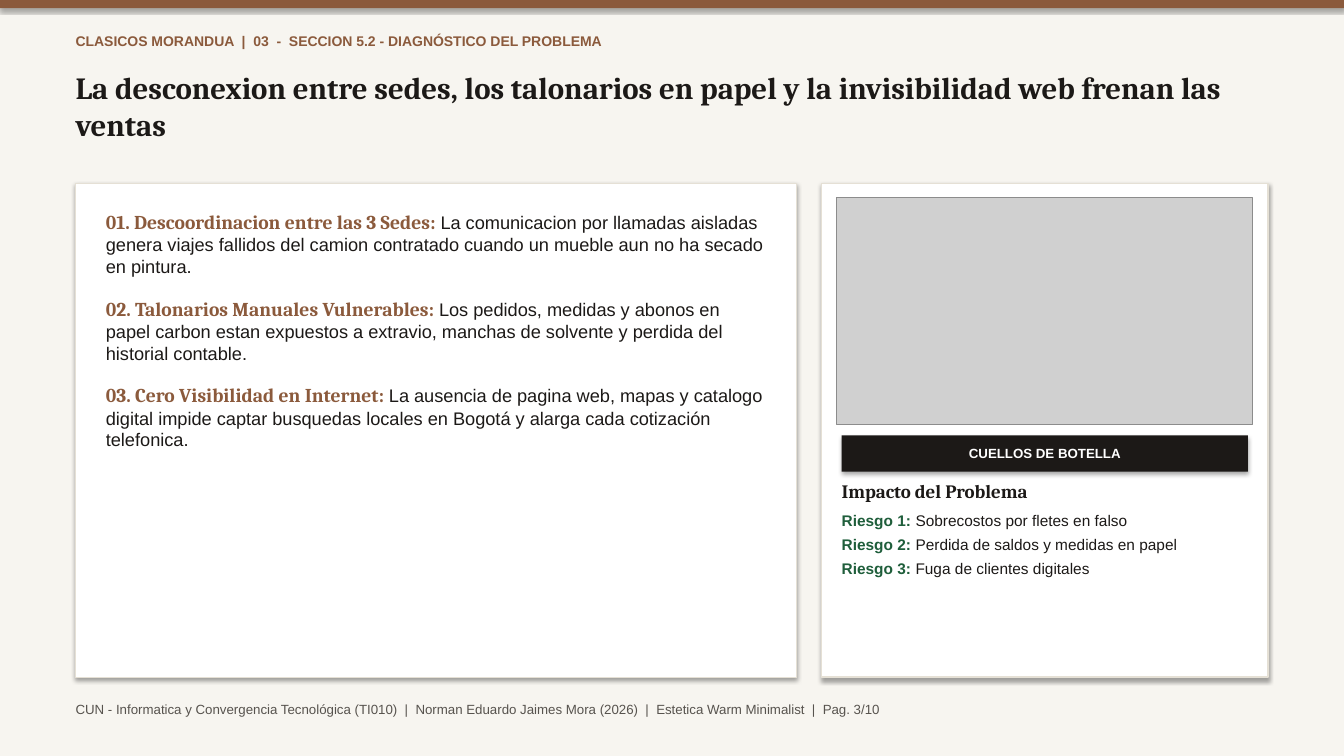
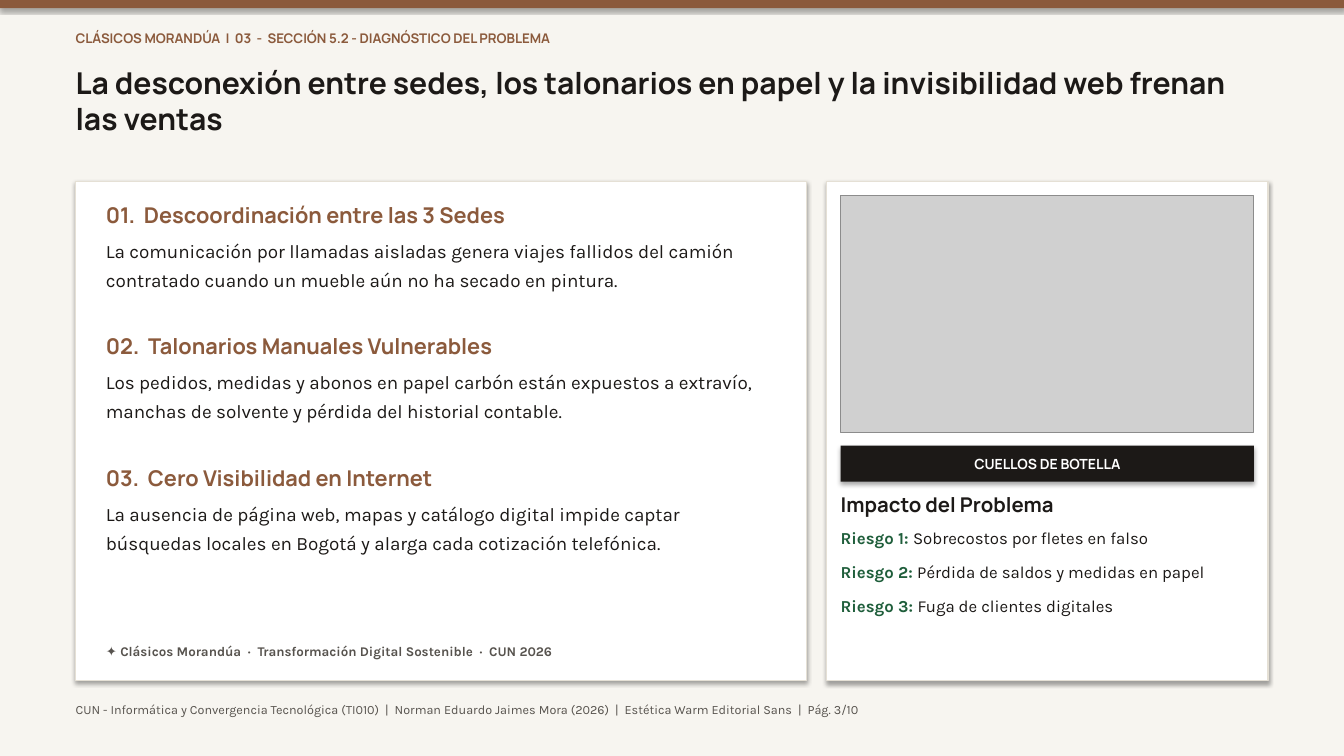
Before and after one commit to TheNormanJames/CUN-Informatica-y-convergencia, a slide deck: slide 3 of docs/ProyectoFinal_Norman_Jaimes.pptx. Drawn at 1344x756 pixels with LibreOffice and Linux fonts; fonts in the diff are those of the drawing; grey boxes stand for pictures. Boxes give left, top, right and bottom in pixels: in the first picture for what was removed or moved away, otherwise in the second. Text is boxed around its words. In the diff, an @@ line names an element or a change of style, - is before the commit and + after.

Commit message:
feat(design-system): enforce sans-serif Outfit/Plus Jakarta Sans, fix slide spacings and proportional image cropping

```diff
--- a/docs/ProyectoFinal_Norman_Jaimes.pptx
+++ b/docs/ProyectoFinal_Norman_Jaimes.pptx
@@ text at (x1=76, y1=30, x2=550, y2=43): text changed; size 10 to 9.5 pt; font Arial to Manrope @@
-CLASICOS MORANDUA | 03 - SECCION 5.2 - DIAGNÓSTICO DEL PROBLEMA
+CLÁSICOS MORANDÚA | 03 - SECCIÓN 5.2 - DIAGNÓSTICO DEL PROBLEMA
@@ text at (x1=76, y1=70, x2=1226, y2=131): text changed; size 22 to 21.5 pt; font Cambria to Manrope @@
-La desconexion entre sedes, los talonarios en papel y la invisibilidad web frenan las ventas
+La desconexión entre sedes, los talonarios en papel y la invisibilidad web frenan las ventas
@@ rectangle resized from (x1=76, y1=184, x2=797, y2=678) to (x1=76, y1=181, x2=807, y2=681) @@
@@ text at (x1=106, y1=205, x2=752, y2=555): text changed; size 13 to 13.5 pt; font Arial to Karla @@
-01. Descoordinacion entre las 3 Sedes: La comunicacion por llamadas aisladas genera viajes fallidos del camion contratado cuando un mueble aun no ha secado en pintura.
-02. Talonarios Manuales Vulnerables: Los pedidos, medidas y abonos en papel carbon estan expuestos a extravio, manchas de solvente y perdida del historial contable.
-03. Cero Visibilidad en Internet: La ausencia de pagina web, mapas y catalogo digital impide captar busquedas locales en Bogotá y alarga cada cotización telefonica.
+01. Descoordinación entre las 3 Sedes
+La comunicación por llamadas aisladas genera viajes fallidos del camión contratado cuando un mueble aún no ha secado en pintura.
+02. Talonarios Manuales Vulnerables
+Los pedidos, medidas y abonos en papel carbón están expuestos a extravío, manchas de solvente y pérdida del historial contable.
+03. Cero Visibilidad en Internet
+La ausencia de página web, mapas y catálogo digital impide captar búsquedas locales en Bogotá y alarga cada cotización telefónica.
@@ rectangle resized from (x1=822, y1=184, x2=1268, y2=678) to (x1=827, y1=181, x2=1268, y2=681) @@
@@ picture resized from (x1=837, y1=198, x2=1253, y2=424) to (x1=841, y1=196, x2=1254, y2=433) @@
@@ rectangle "CUELLOS DE BOTELLA" resized from (x1=842, y1=436, x2=1248, y2=472) to (x1=841, y1=446, x2=1254, y2=482) @@
@@ rectangle "CUELLOS DE BOTELLA" at (x1=841, y1=446, x2=1254, y2=482): size 9.5 to 10 pt, font Arial to Manrope @@
@@ text at (x1=841, y1=497, x2=1148, y2=616): size 13.5 to 14.5 pt, font Cambria to Manrope in "Impacto del Problema"; size 11 to 12 pt, font Arial to Karla in "Riesgo 1: Sobrecostos por fletes en falso", "Riesgo 3: Fuga de clientes digitales"; more space between paragraphs @@
@@ text "Impacto del Problema" moved from (x1=842, y1=485, x2=1177, y2=577) to (x1=841, y1=497, x2=1204, y2=616) @@
@@ text at (x1=841, y1=565, x2=1204, y2=582): text changed; size 11 to 12 pt; font Arial to Karla @@
-Riesgo 2: Perdida de saldos y medidas en papel
+Riesgo 2: Pérdida de saldos y medidas en papel
@@ text added at (x1=120, y1=645, x2=553, y2=660), 9.5 pt, text #57534E, bold @@
+✦ Clásicos Morandúa · Transformación Digital Sostenible · CUN 2026
@@ text at (x1=76, y1=704, x2=859, y2=717): text changed; size 9.5 to 9 pt; font Arial to Karla @@
-CUN - Informatica y Convergencia Tecnológica (TI010) | Norman Eduardo Jaimes Mora (2026) | Estetica Warm Minimalist | Pag. 3/10
+CUN - Informática y Convergencia Tecnológica (TI010) | Norman Eduardo Jaimes Mora (2026) | Estética Warm Editorial Sans | Pág. 3/10
```
Also in this commit, not shown: 9 other slides changed, 7 other files.
